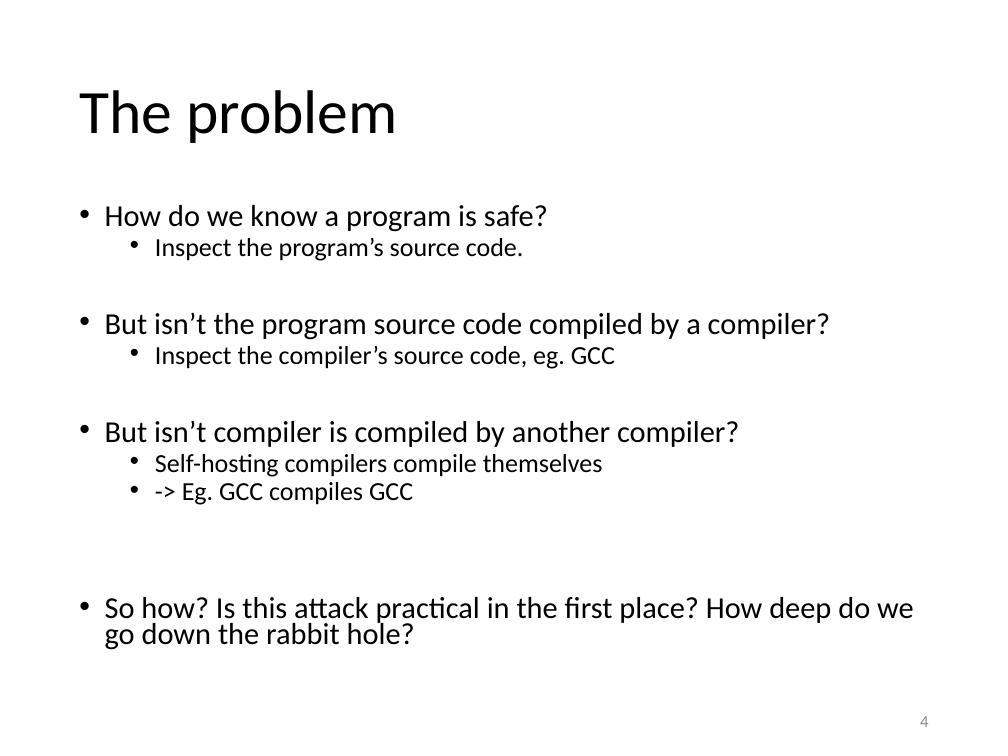
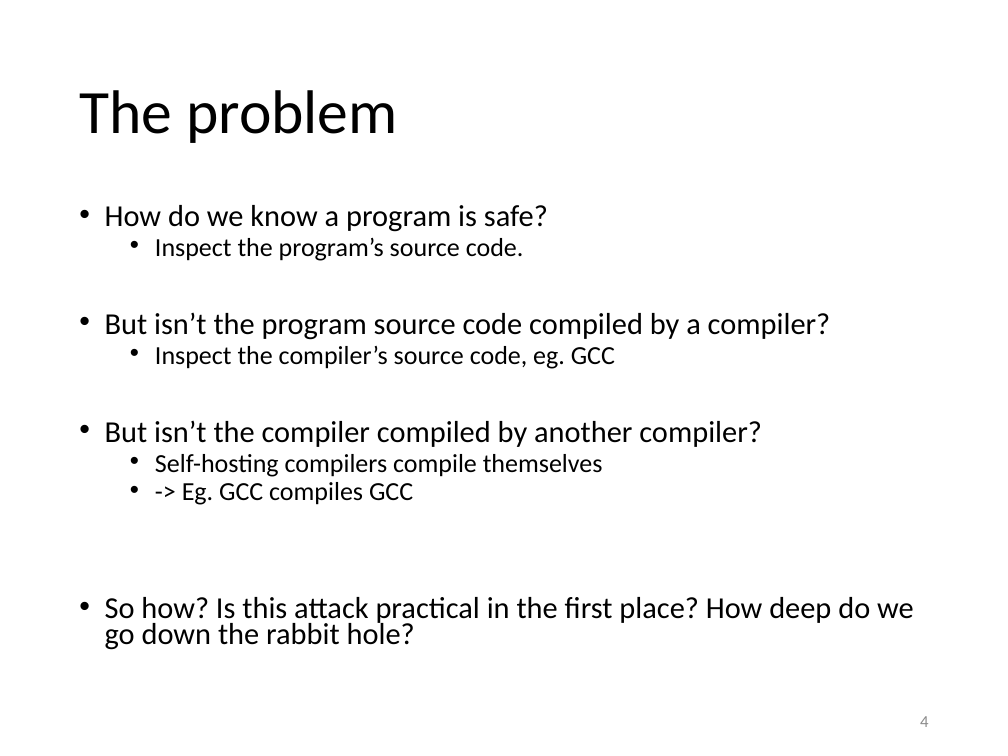
Before and after one commit to yeokm1/reflections-on-trusting-trust, a slide deck: slide 4 of reflections-on-reflecting-trust-slides.pptx. Drawn at 1008x756 pixels with LibreOffice and Linux fonts; fonts in the diff are those of the drawing. Boxes give left, top, right and bottom in pixels: in the first picture for what was removed or moved away, otherwise in the second. Text is boxed around its words. In the diff, an @@ line names an element or a change of style, - is before the commit and + after.

```diff
--- a/reflections-on-reflecting-trust-slides.pptx
+++ b/reflections-on-reflecting-trust-slides.pptx
@@ text at [105, 420, 762, 447]: text changed @@
-• But isn’t compiler is compiled by another compiler?
+• But isn’t the compiler compiled by another compiler?
```
Also in this commit, not shown: 1 other slide changed.
